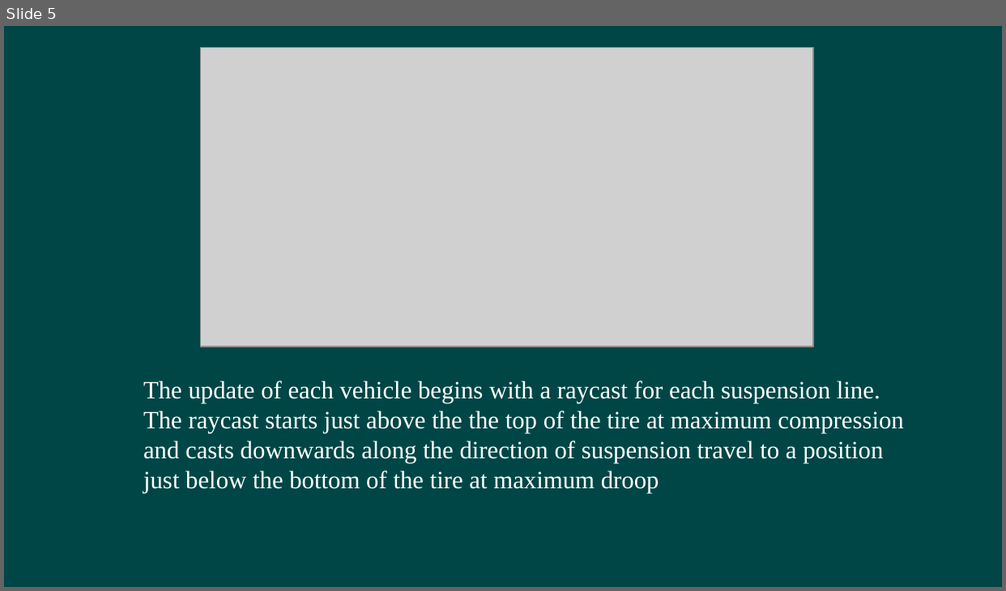
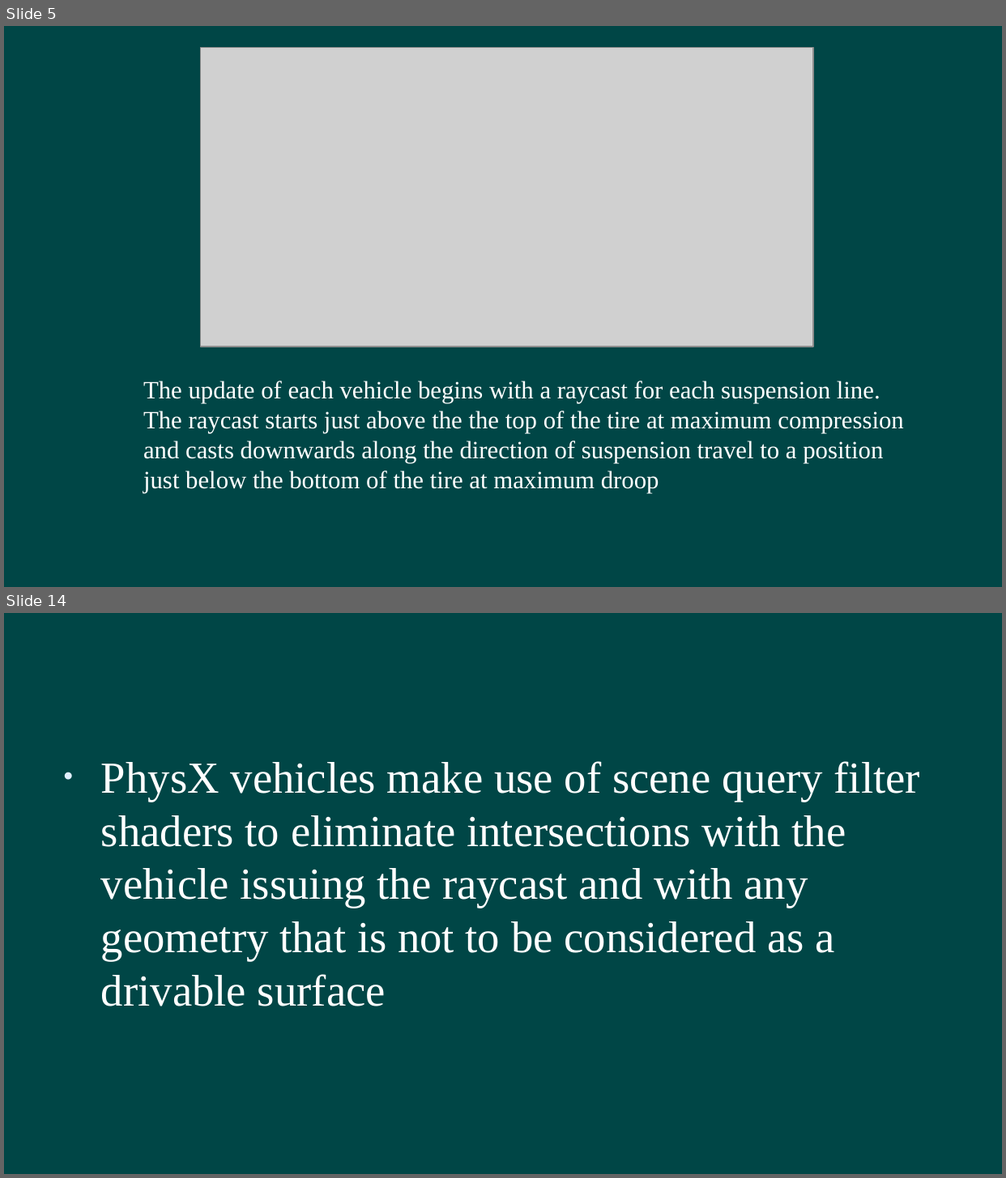
Before and after one commit to hanhonglei/Course_GamePhysics, a slide deck: Slides/11 Vehicle/Vehicle.pptx. Shown one above the other, each under a label of ours: slide 5 before the commit, slides 5 and 14 after it; the slides between them are not shown. The pictures are 1006x591 and 1006x1178 pixels, drawn with LibreOffice and Linux fonts; fonts in the diff are those of the drawing; grey boxes stand for pictures; background and template pictures are left out. Boxes give left, top, right and bottom in pixels: in the first picture for what was removed or moved away, otherwise in the second. Text is boxed around its words. In the diff, an @@ line names an element or a change of style, - is before the commit and + after.

```diff
--- a/Slides/11 Vehicle/Vehicle.pptx
+++ b/Slides/11 Vehicle/Vehicle.pptx
@@ slide 14 added at <box>4,613,1002,1174</box>, background #004646 @@
@@ text added at <box>101,761,920,1007</box>, 32 pt, text #FFFFFF @@
+• PhysX vehicles make use of scene query filter shaders to eliminate intersections with the vehicle issuing the raycast and with any geometry that is not to be considered as a drivable surface
```
Also in this commit, not shown: 11 other slides added, 1 slide removed, 1 other file.
